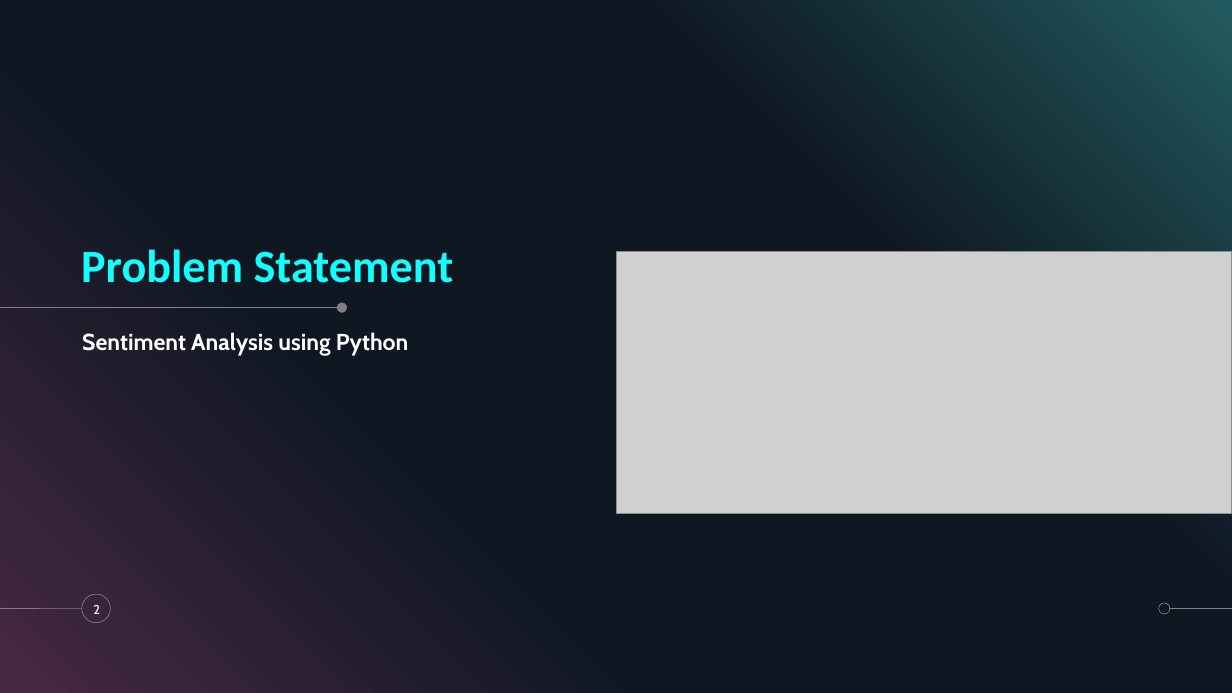
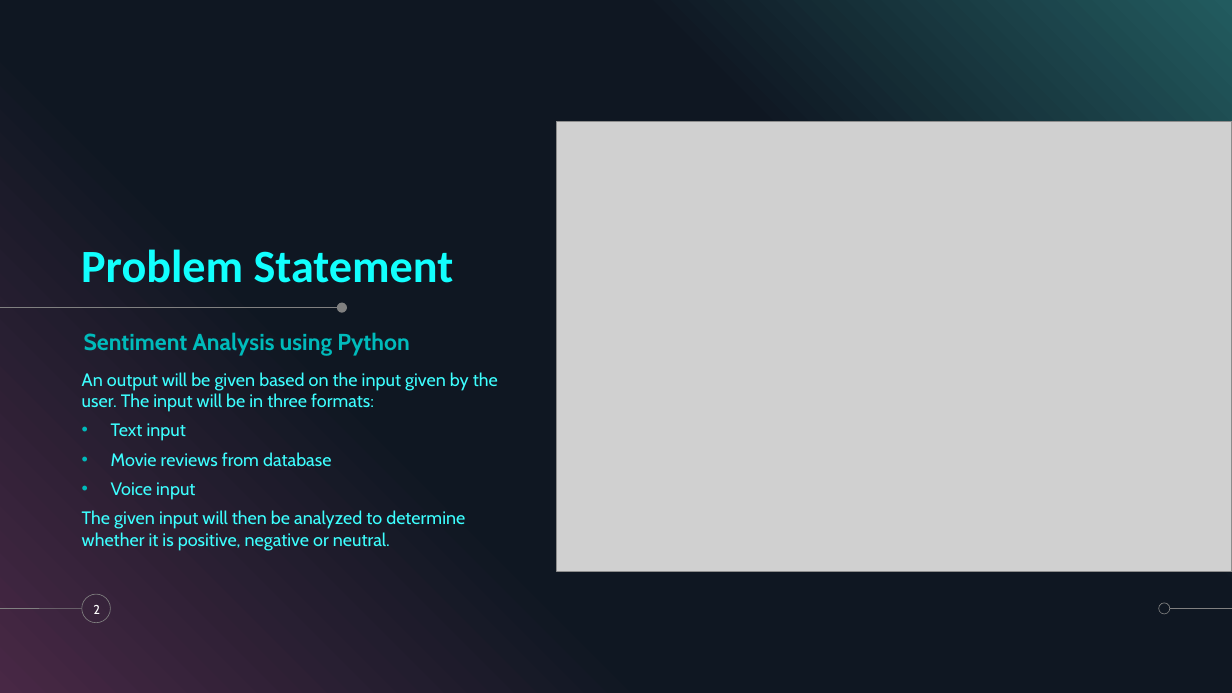
Before and after one commit to krshnknsr21/Sentiment-Analysis, a slide deck: slide 2 of Overview.pptx. Drawn at 1232x693 pixels with LibreOffice and Linux fonts; fonts in the diff are those of the drawing; grey boxes stand for pictures; background and template pictures are left out. Boxes give left, top, right and bottom in pixels: in the first picture for what was removed or moved away, otherwise in the second. Text is boxed around its words. In the diff, an @@ line names an element or a change of style, - is before the commit and + after.

```diff
--- a/Overview.pptx
+++ b/Overview.pptx
@@ picture: place and size @@
-picture at bbox=[616, 251, 1231, 513]
+picture at bbox=[557, 121, 1232, 571]
@@ text "Sentiment Analysis using Python" at bbox=[84, 332, 410, 356]: text colour #FFFFFF to #00BBBB @@
@@ text added at bbox=[82, 372, 498, 551], 14 pt, text #3DFFFF @@
+An output will be given based on the input given by the user. The input will be in three formats:
+• Text input
+• Movie reviews from database
+• Voice input
+The given input will then be analyzed to determine whether it is positive, negative or neutral.
```
Also in this commit, not shown: 3 other slides changed, 4 slides added, 5 slides removed, 7 other files.
